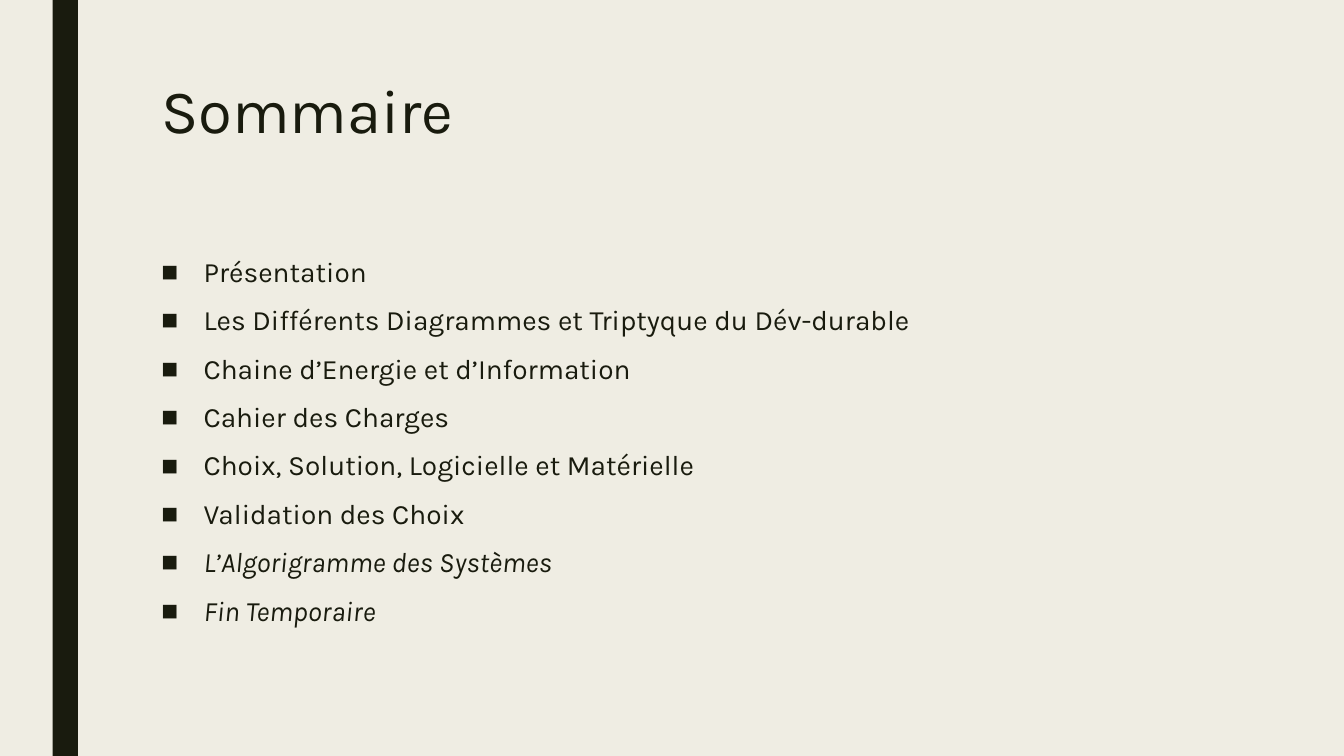
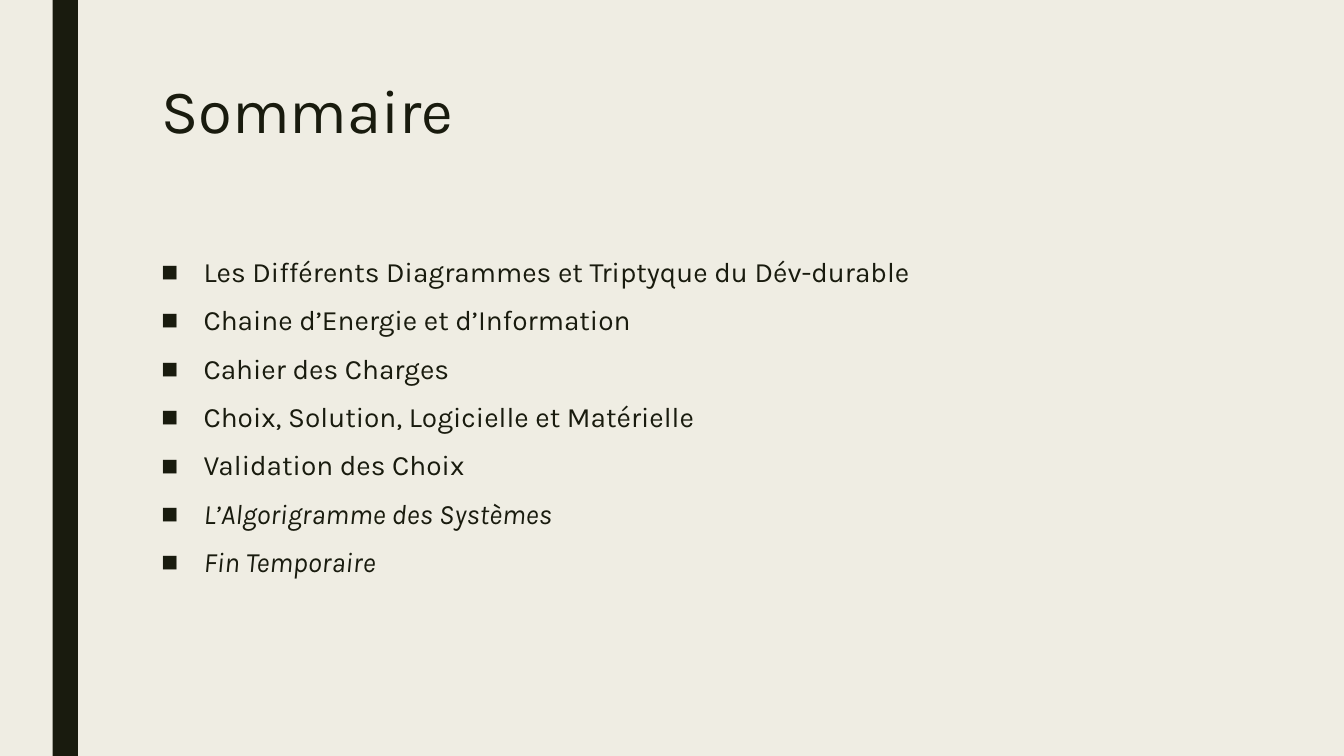
Before and after one commit to BoZhang-dev/Project-Joola, a slide deck: slide 2 of Notes/Presentation-Borui.pptx. Drawn at 1344x756 pixels with LibreOffice and Linux fonts; fonts in the diff are those of the drawing. Boxes give left, top, right and bottom in pixels: in the first picture for what was removed or moved away, otherwise in the second. Text is boxed around its words. In the diff, an @@ line names an element or a change of style, - is before the commit and + after.

```diff
--- a/Notes/Presentation-Borui.pptx
+++ b/Notes/Presentation-Borui.pptx
@@ text at (x1=204, y1=261, x2=367, y2=283): paragraph removed @@
-■ Présentation
```
Also in this commit, not shown: 2 other files.
